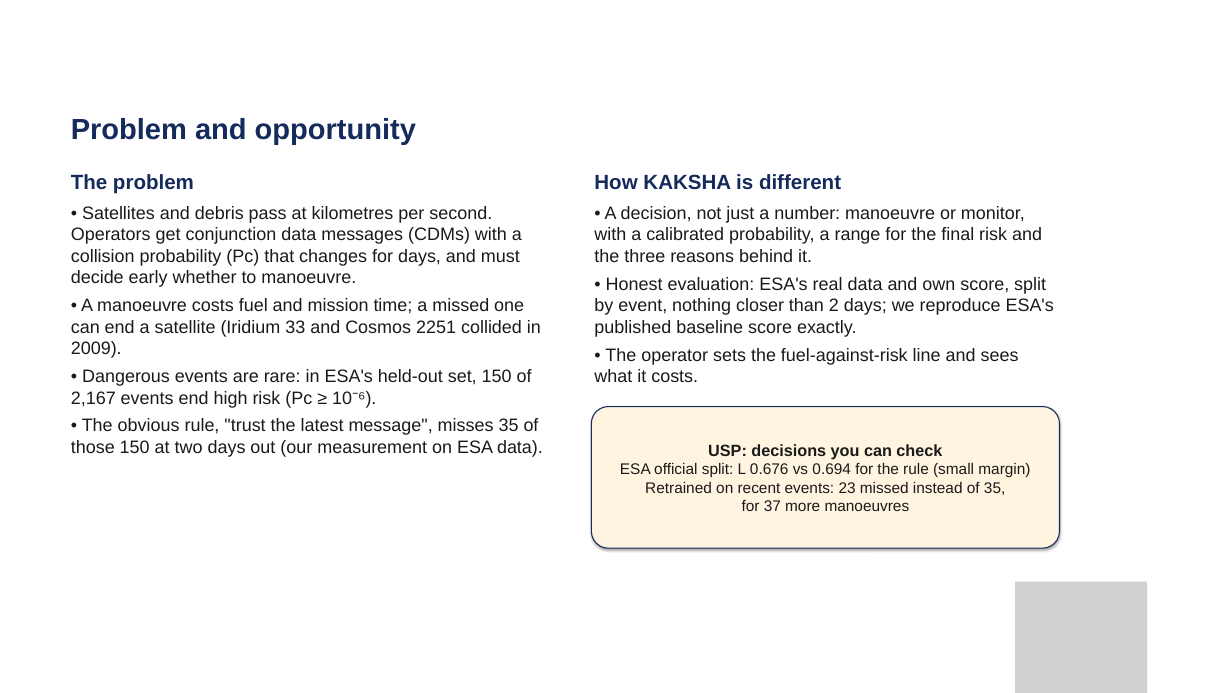
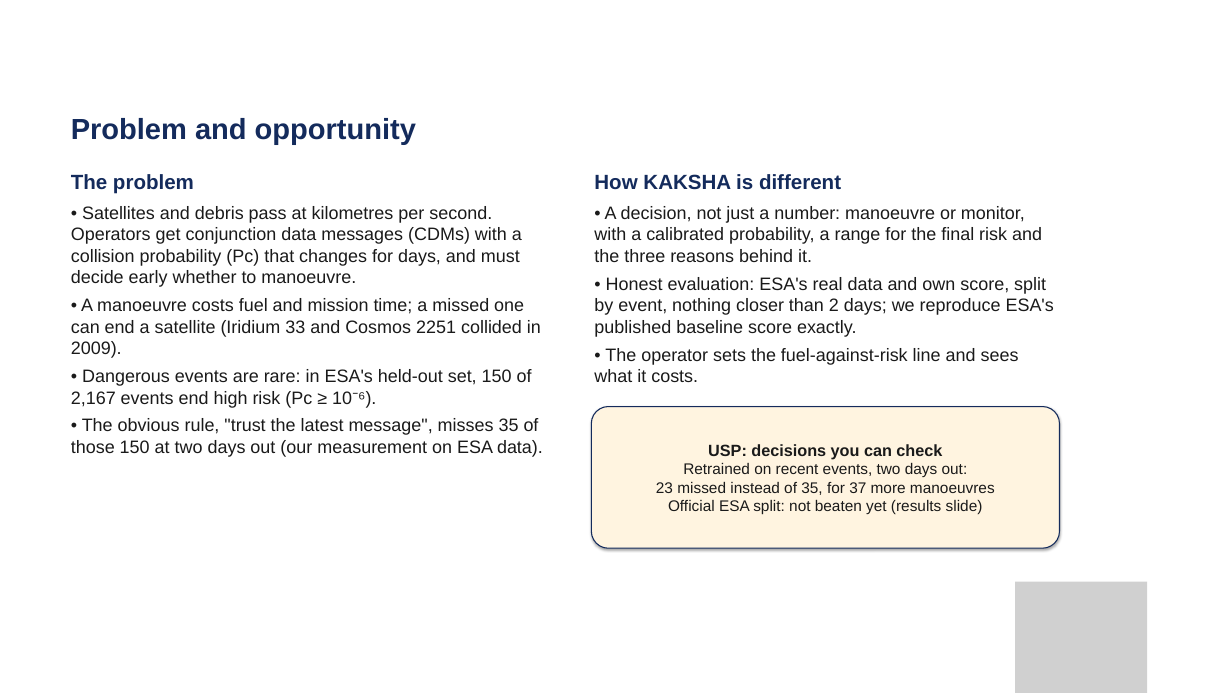
Before and after one commit to thegoodengineers/kaksha, a slide deck: slide 2 of deck/StarForge_SW5_TheGoodEngineers.pptx. Drawn at 1232x693 pixels with LibreOffice and Linux fonts; fonts in the diff are those of the drawing; grey boxes stand for pictures; background and template pictures are left out. Boxes give left, top, right and bottom in pixels: in the first picture for what was removed or moved away, otherwise in the second. Text is boxed around its words. In the diff, an @@ line names an element or a change of style, - is before the commit and + after.

Commit message:
Headline the clean train-CV pick on ESA's official split (it does not beat the baseline) (#2)

```diff
--- a/deck/StarForge_SW5_TheGoodEngineers.pptx
+++ b/deck/StarForge_SW5_TheGoodEngineers.pptx
@@ text in rounded rectangle at [656, 463, 995, 515]: text changed @@
-ESA official split: L 0.676 vs 0.694 for the rule (small margin)
-Retrained on recent events: 23 missed instead of 35,
-for 37 more manoeuvres
+Retrained on recent events, two days out:
+23 missed instead of 35, for 37 more manoeuvres
+Official ESA split: not beaten yet (results slide)
```
Also in this commit, not shown: 2 other slides changed, 22 other files.
